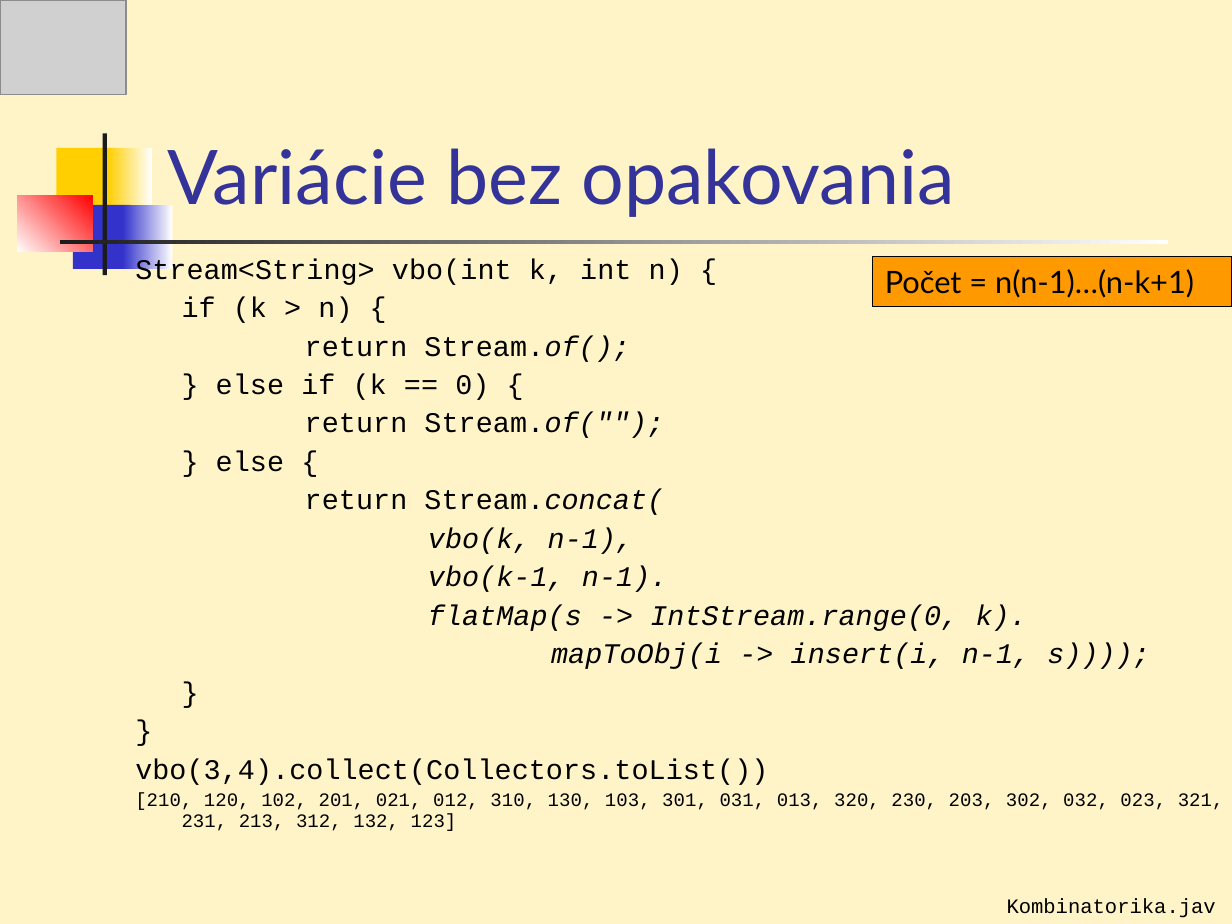
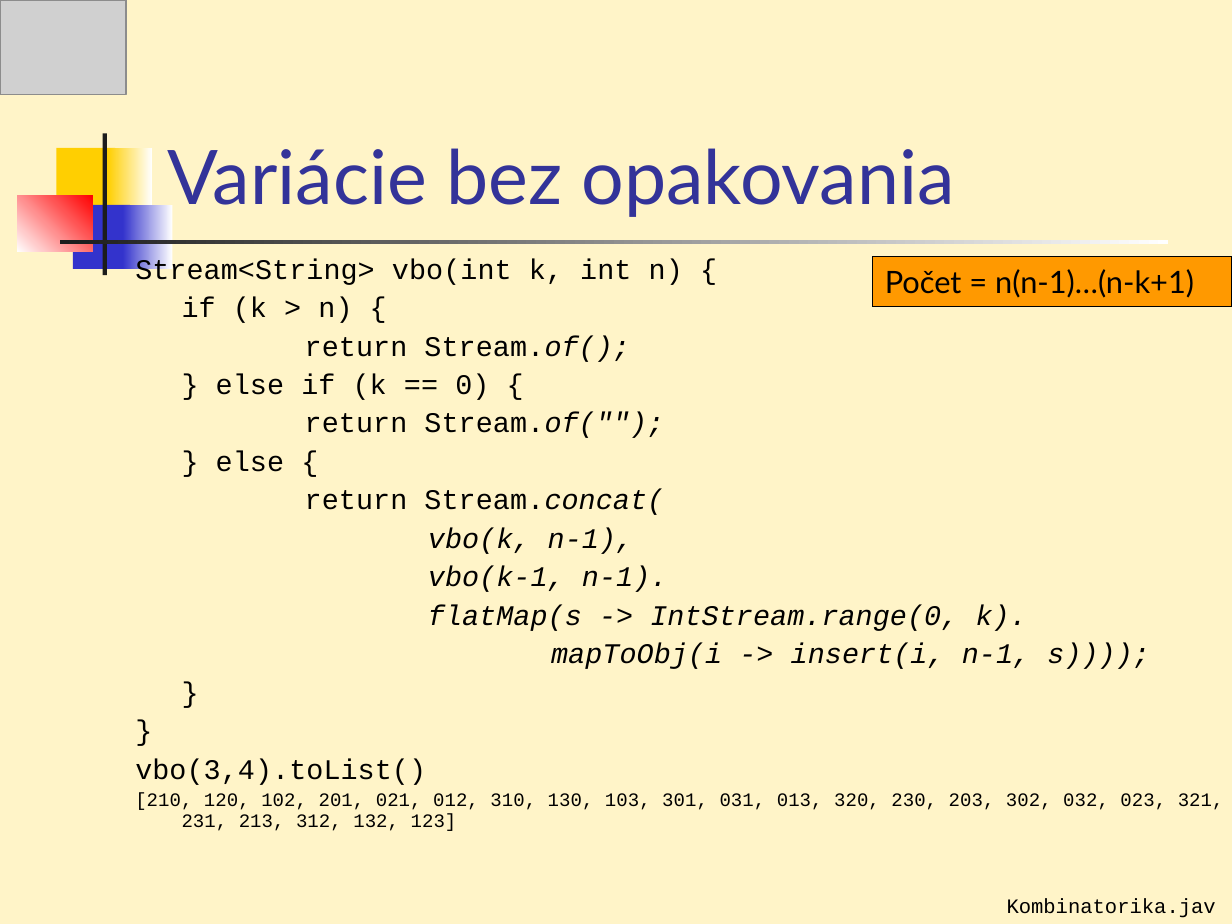
Before and after one commit to Programovanie4/Prednasky, a slide deck: slide 43 of 07/07_java.ppt. Drawn at 1232x924 pixels with LibreOffice and Linux fonts; fonts in the diff are those of the drawing; grey boxes stand for pictures. Boxes give left, top, right and bottom in pixels: in the first picture for what was removed or moved away, otherwise in the second. Text is boxed around its words. In the diff, an @@ line names an element or a change of style, - is before the commit and + after.

```diff
--- a/07/07_java.ppt
+++ b/07/07_java.ppt
@@ text at bbox=[135, 759, 426, 785]: text changed @@
-vbo(3,4).collect(Collectors.toList())
+vbo(3,4).toList()
```
Also in this commit, not shown: 12 other slides changed, 3 other files.
